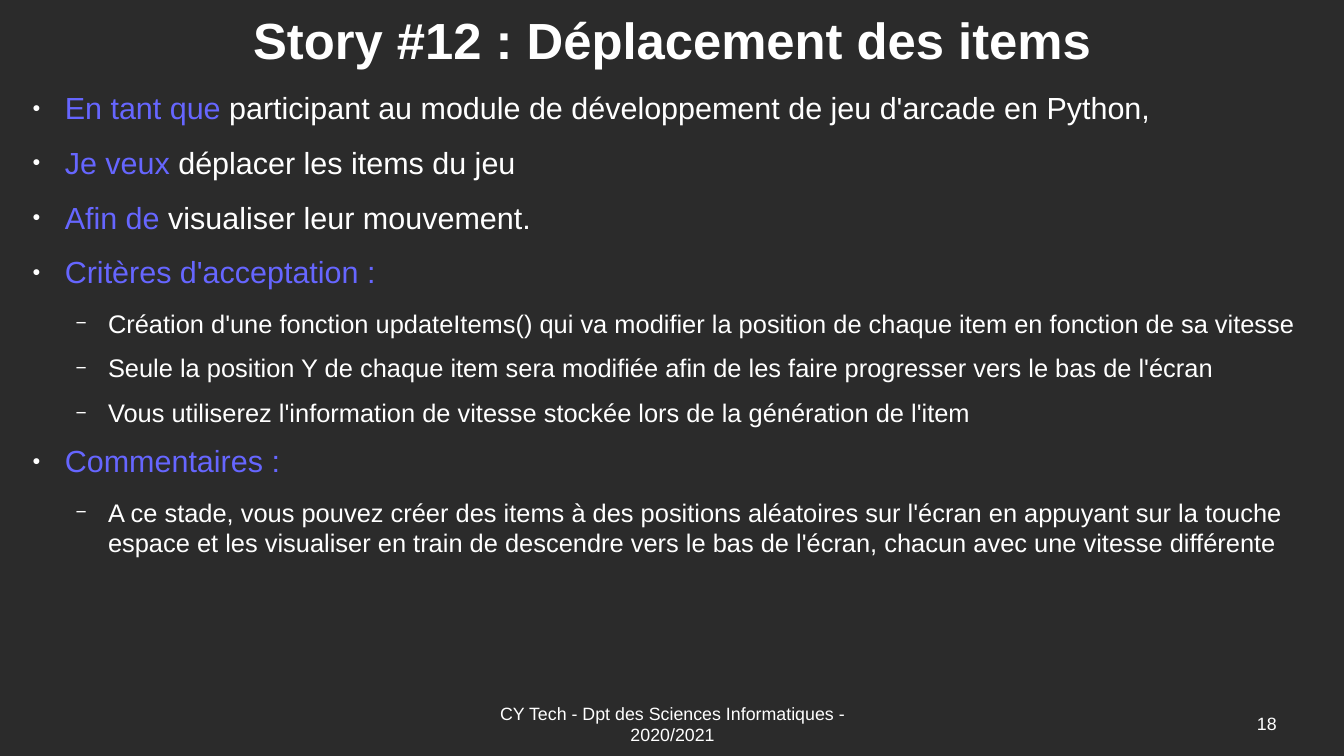
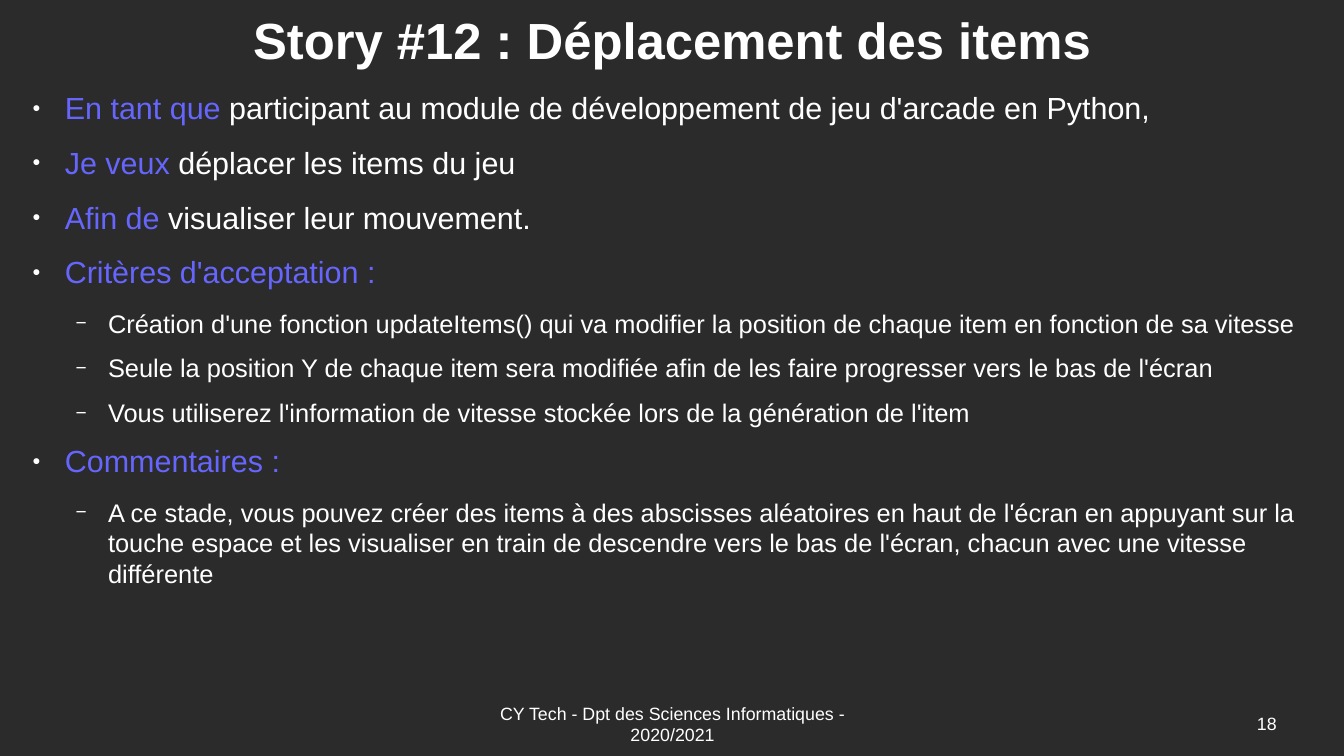
Before and after one commit to Romuald78/pyArcade, a slide deck: slide 18 of doc/UE_Libre_Jeu_Arcade_Stories.odp. Drawn at 1344x756 pixels with LibreOffice and Linux fonts; fonts in the diff are those of the drawing; background and template pictures are left out; a plain dark background stands for a picture behind light text. Boxes give left, top, right and bottom in pixels: in the first picture for what was removed or moved away, otherwise in the second. Text is boxed around its words. In the diff, an @@ line names an element or a change of style, - is before the commit and + after.

Commit message:
Story Documentation OK

```diff
--- a/doc/UE_Libre_Jeu_Arcade_Stories.odp
+++ b/doc/UE_Libre_Jeu_Arcade_Stories.odp
@@ text at bbox=[108, 503, 1294, 584]: text changed @@
-  − A ce stade, vous pouvez créer des items à des positions aléatoires sur l'écran en appuyant sur la touche espace et les visualiser en train de descendre vers le bas de l'écran, chacun avec une vitesse différente
+  − A ce stade, vous pouvez créer des items à des abscisses aléatoires en haut de l'écran en appuyant sur la touche espace et les visualiser en train de descendre vers le bas de l'écran, chacun avec une vitesse différente
```
Also in this commit, not shown: 13 other slides changed, 15 slides added, 3 other files.
